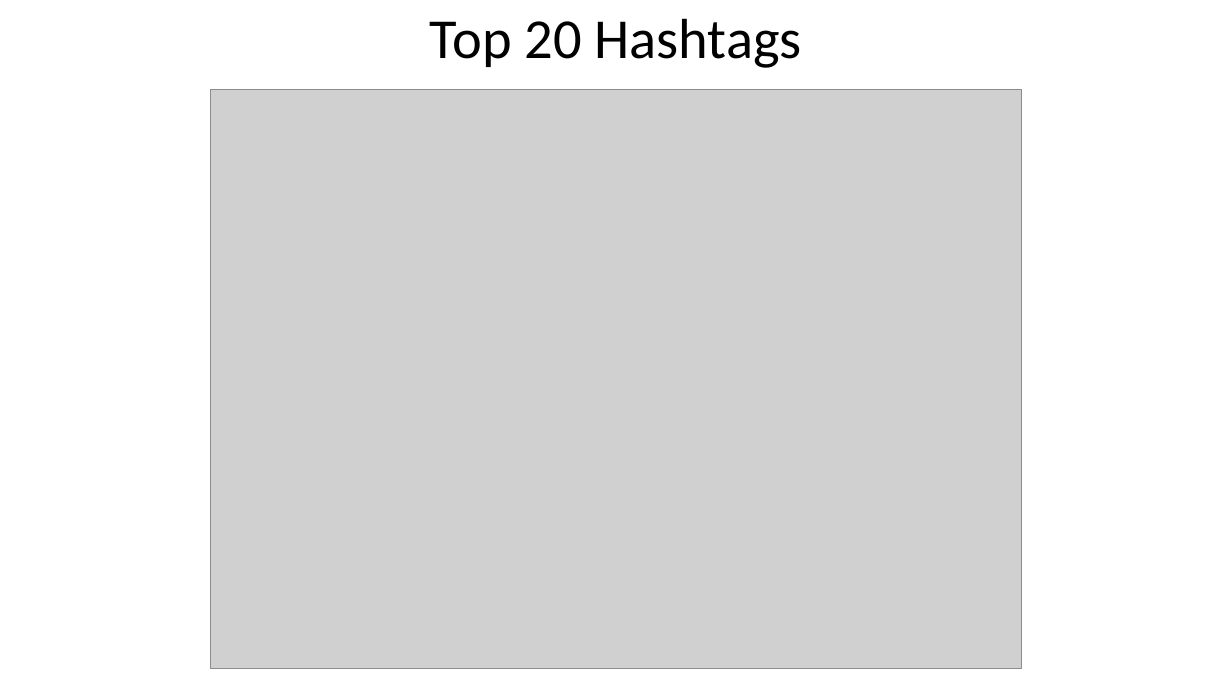
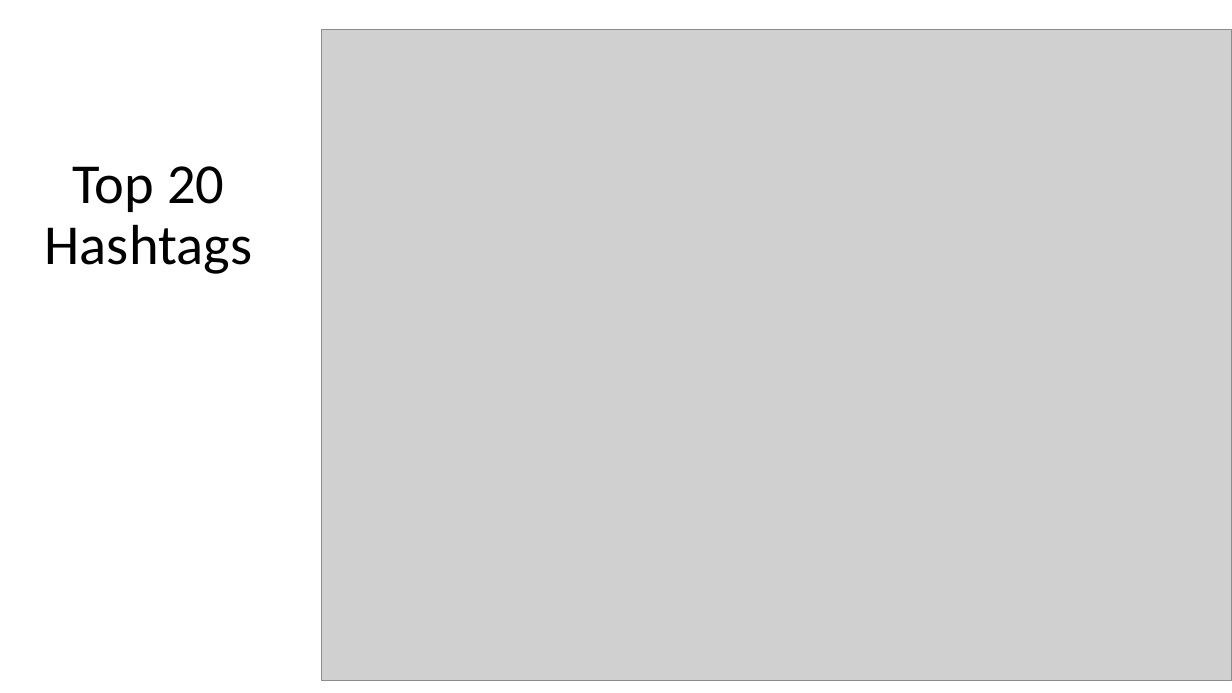
Before and after one commit to mtchem/Twitter-Politics, a slide deck: slide 8 of Twitter and Politics.pptx. Drawn at 1232x693 pixels with LibreOffice and Linux fonts; fonts in the diff are those of the drawing; grey boxes stand for pictures. Boxes give left, top, right and bottom in pixels: in the first picture for what was removed or moved away, otherwise in the second. Text is boxed around its words. In the diff, an @@ line names an element or a change of style, - is before the commit and + after.

```diff
--- a/Twitter and Politics.pptx
+++ b/Twitter and Politics.pptx
@@ picture: place and size @@
-picture at (211,90,1021,668)
+picture at (322,30,1232,680)
@@ title "Top 20 Hashtags" rewrapped from (430,18,801,68) to (45,166,252,274) @@
```
Also in this commit, not shown: 2 other slides changed, 9 slides added, 5 slides removed, 2 other files.
